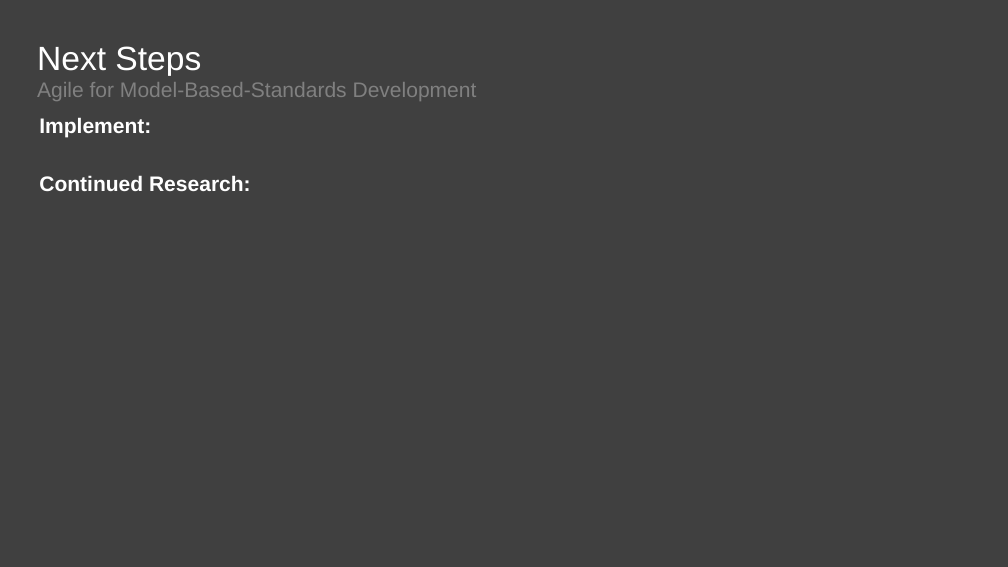
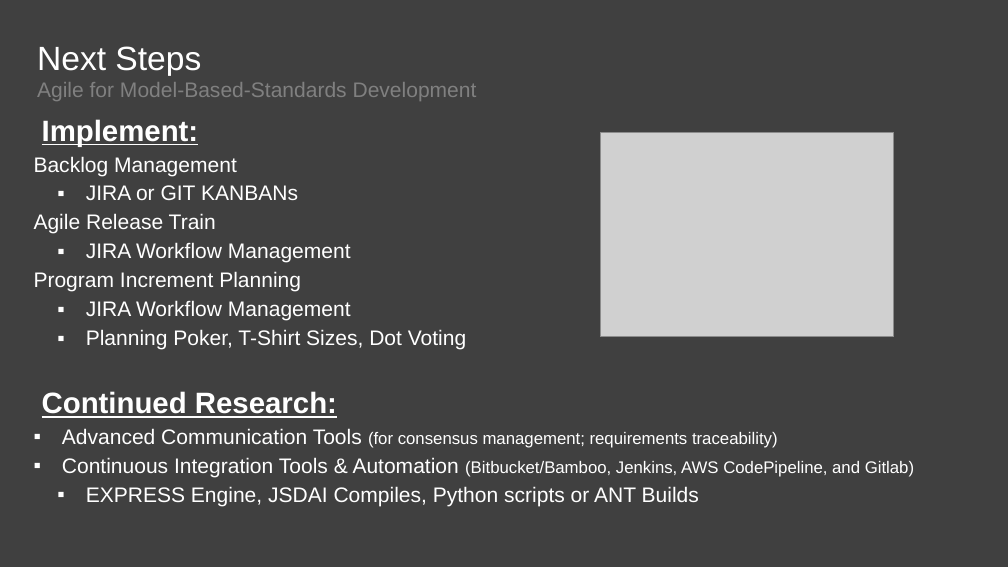
Before and after one commit to agile4mbsd/papers, a slide deck: slide 11 of 01 - Agile for Model-Based Standards Development/D - Presentations/PDES.Presentation.pptx (slide 7 before the commit). Drawn at 1008x567 pixels with LibreOffice and Linux fonts; fonts in the diff are those of the drawing; grey boxes stand for pictures; background and template pictures are left out. Boxes give left, top, right and bottom in pixels: in the first picture for what was removed or moved away, otherwise in the second. Text is boxed around its words. In the diff, an @@ line names an element or a change of style, - is before the commit and + after.

```diff
--- a/01 - Agile for Model-Based Standards Development/D - Presentations/PDES.Presentation.pptx
+++ b/01 - Agile for Model-Based Standards Development/D - Presentations/PDES.Presentation.pptx
@@ text at [42,119,337,418]: size 20 to 28 pt, underline on in "Implement:", "Continued Research:"; more space between paragraphs; bullet colour #0039A6 to #FFFFFF @@
@@ picture added at [600,133,894,337] @@
@@ text at [34,156,466,350]: paragraphs added @@
+Backlog Management
+  ▪ JIRA or GIT KANBANs
+Agile Release Train
+  ▪ JIRA Workflow Management
+Program Increment Planning
+  ▪ JIRA Workflow Management
+  ▪ Planning Poker, T-Shirt Sizes, Dot Voting
@@ text at [62,428,914,506]: paragraphs added @@
+▪ Advanced Communication Tools (for consensus management; requirements traceability)
+▪ Continuous Integration Tools & Automation (Bitbucket/Bamboo, Jenkins, AWS CodePipeline, and Gitlab)
+  ▪ EXPRESS Engine, JSDAI Compiles, Python scripts or ANT Builds
```
Also in this commit, not shown: 3 other slides changed, 4 slides added.
